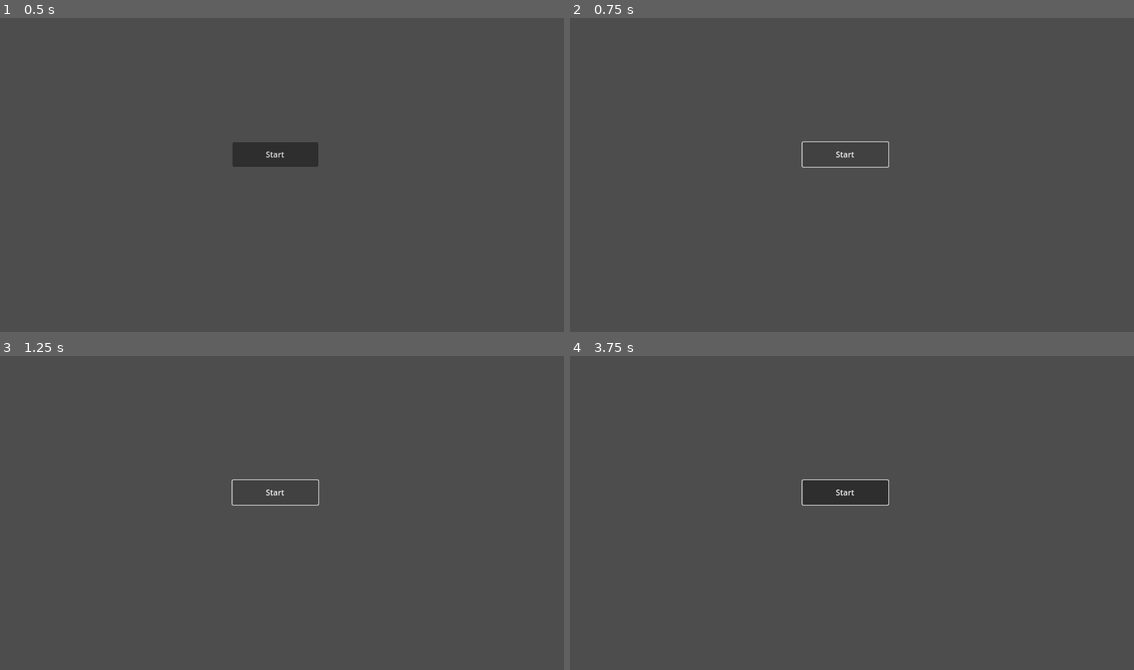
Above: before the commit, frames 1-4 (two rows, left to right).
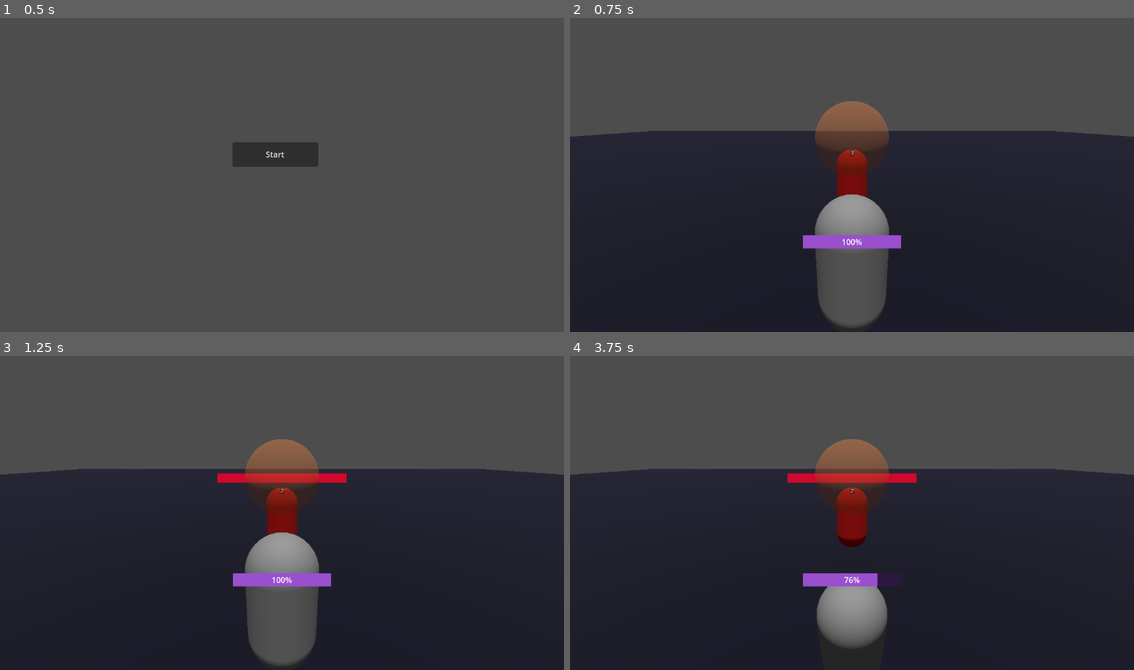
Above: after the commit, the same moments.

Repository: hottpants/punchgame
Game: Godot game, scene res://Scenes/button_menu.tscn
Same seed, same stepped clock (60 frames per second), same inputs: the game is played once before the commit and once after it.
Inputs (mouse positions are in pixels of both pictures, inside the frame that each line leads up to):
- Up to frame 1 (0.5 s): no input
- Up to frame 2 (0.75 s): click "Start" at 0.5 s
- Up to frame 3 (1.25 s): no input
- Up to frame 4 (3.75 s): click (846, 491) at 1.25 s, where only the run before the commit has a clickable "Start"; move the mouse to (976, 497) at 2.02 s; hold D (dodge_right) 2.03-2.75 s; right-click (976, 497) at 2.1 s; tap 1 (change_to_shop) at 2.27 s; click (1088, 641) at 2.75 s, where only the run after the commit has a clickable "Continue???"; tap Enter at 3.5 s; move the mouse to (739, 528) at 3.52 s; hold S (dodge_down) from 3.53 s (still down); click (739, 528) at 3.6 s

Frame 1 is identical in both runs. In frame 2, 62% of the frame differs, in the area x 0-100%, y 26-100%; in frame 3, 62%; in frame 4, 63%.

Commit message:
Fixed the fucked up bullshit

Diff:
--- a/Scenes/game.tscn
+++ b/Scenes/game.tscn
@@ -1,18 +1,8 @@
-
-[gd_scene load_steps=8 format=3 uid="uid://cj0x0mnqcma15"]
+[gd_scene load_steps=23 format=3 uid="uid://cj0x0mnqcma15"]
 
 [ext_resource type="Script" uid="uid://cnr0m7max3si7" path="res://Scripts/player.gd" id="1_ebmjs"]
-[gd_scene load_steps=24 format=3 uid="uid://cj0x0mnqcma15"]
-
-[ext_resource type="Script" uid="uid://cnr0m7max3si7" path="res://Scripts/player.gd" id="1_ebmjs"]
-[ext_resource type="Script" uid="uid://vhcwj8iacvrb" path="res://Scripts/enemy.gd" id="2_qxrlw"]
-[ext_resource type="Texture2D" uid="uid://cviqtj2753jui" path="res://BALLSHEARTBALLS.png" id="2_wrm1d"]
-[gd_scene load_steps=21 format=3 uid="uid://cj0x0mnqcma15"]
-
-[ext_resource type="Script" uid="uid://cnr0m7max3si7" path="res://Scripts/player.gd" id="1_ebmjs"]
-[ext_resource type="Script" uid="uid://vhcwj8iacvrb" path="res://Scripts/enemy.gd" id="2_qxrlw"]
-[ext_resource type="Texture2D" uid="uid://cviqtj2753jui" path="res://BALLSHEARTBALLS.png" id="2_wrm1d"]
-[ext_resource type="Script" uid="uid://bommm48qp1m2d" path="res://Scenes/enemy_health_bar.gd" id="4_3dryh"]
+[ext_resource type="Script" uid="uid://bcqcqi8busjy2" path="res://Scripts/enemy.gd" id="2_qxrlw"]
+[ext_resource type="Texture2D" uid="uid://bcef2863o6tqx" path="res://Scripts/BALLSHEARTBALLS.png" id="2_wrm1d"]
 
 [sub_resource type="GDScript" id="GDScript_qxrlw"]
 script/source = "extends CanvasLayer
@@ -24,7 +14,7 @@
 
 
 # Called every frame. 'delta' is the elapsed time since the previous frame.
-func _process(_delta: float) -> void:
+func _process(delta: float) -> void:
 	pass
 
 
@@ -83,7 +73,6 @@
 albedo_color = Color(1, 0.509804, 0.203922, 0.372549)
 
 [sub_resource type="SphereShape3D" id="SphereShape3D_wrm1d"]
-
 
 [node name="RootCanvas" type="CanvasLayer"]
 script = SubResource("GDScript_qxrlw")
@@ -134,18 +123,18 @@
 value = 100.0
 
 [node name="Heart1" type="Sprite2D" parent="Node3D/Player"]
-position = Vector2(185, 81)
-scale = Vector2(0.191244, 0.191244)
+position = Vector2(299, 118)
+scale = Vector2(0.142857, 0.142857)
 texture = ExtResource("2_wrm1d")
 
 [node name="Heart2" type="Sprite2D" parent="Node3D/Player"]
-position = Vector2(273, 51)
-scale = Vector2(0.191244, 0.191244)
+position = Vector2(372, 105)
+scale = Vector2(0.142857, 0.142857)
 texture = ExtResource("2_wrm1d")
 
 [node name="Heart3" type="Sprite2D" parent="Node3D/Player"]
-position = Vector2(356, 60)
-scale = Vector2(0.191244, 0.191244)
+position = Vector2(449, 118)
+scale = Vector2(0.142857, 0.142857)
 texture = ExtResource("2_wrm1d")
 
 [node name="MeshInstance3D" type="MeshInstance3D" parent="Node3D"]
@@ -154,7 +143,6 @@
 surface_material_override/0 = SubResource("StandardMaterial3D_3dryh")
 
 [node name="DirectionalLight3D" type="DirectionalLight3D" parent="Node3D"]
-transform = Transform3D(1, 0, 0, 0, 0.488149, 0.87276, 0, -0.87276, 0.488149, 0.00430346, 3.53554, 1.4696)
 transform = Transform3D(1, 0, 0, 0, 0.217445, 0.976073, 0, -0.976073, 0.217445, 0.00430346, 3.84141, -0.499136)
 
 [node name="Enemy" type="CharacterBody3D" parent="Node3D"]
@@ -182,8 +170,6 @@
 theme_override_styles/fill = SubResource("StyleBoxFlat_wrm1d")
 value = 100.0
 show_percentage = false
-script = SubResource("GDScript_wrm1d")
-script = ExtResource("4_3dryh")
 
 [node name="DamageBar" type="ProgressBar" parent="Node3D/Enemy/HealthBarViewport/EnemyHealthBar"]
 z_index = -1
@@ -200,7 +186,6 @@
 
 [node name="DamageTimer" type="Timer" parent="Node3D/Enemy/HealthBarViewport/EnemyHealthBar"]
 wait_time = 0.5
-[node name="Timer" type="Timer" parent="Node3D/Enemy/HealthBarViewport/EnemyHealthBar"]
 
 [node name="EnemyHealthSprite" type="Sprite3D" parent="Node3D/Enemy"]
 transform = Transform3D(1, 0, 0, 0, 0.910777, 0.412898, 0, -0.412898, 0.910777, 0, 1.37585, 0.702548)
